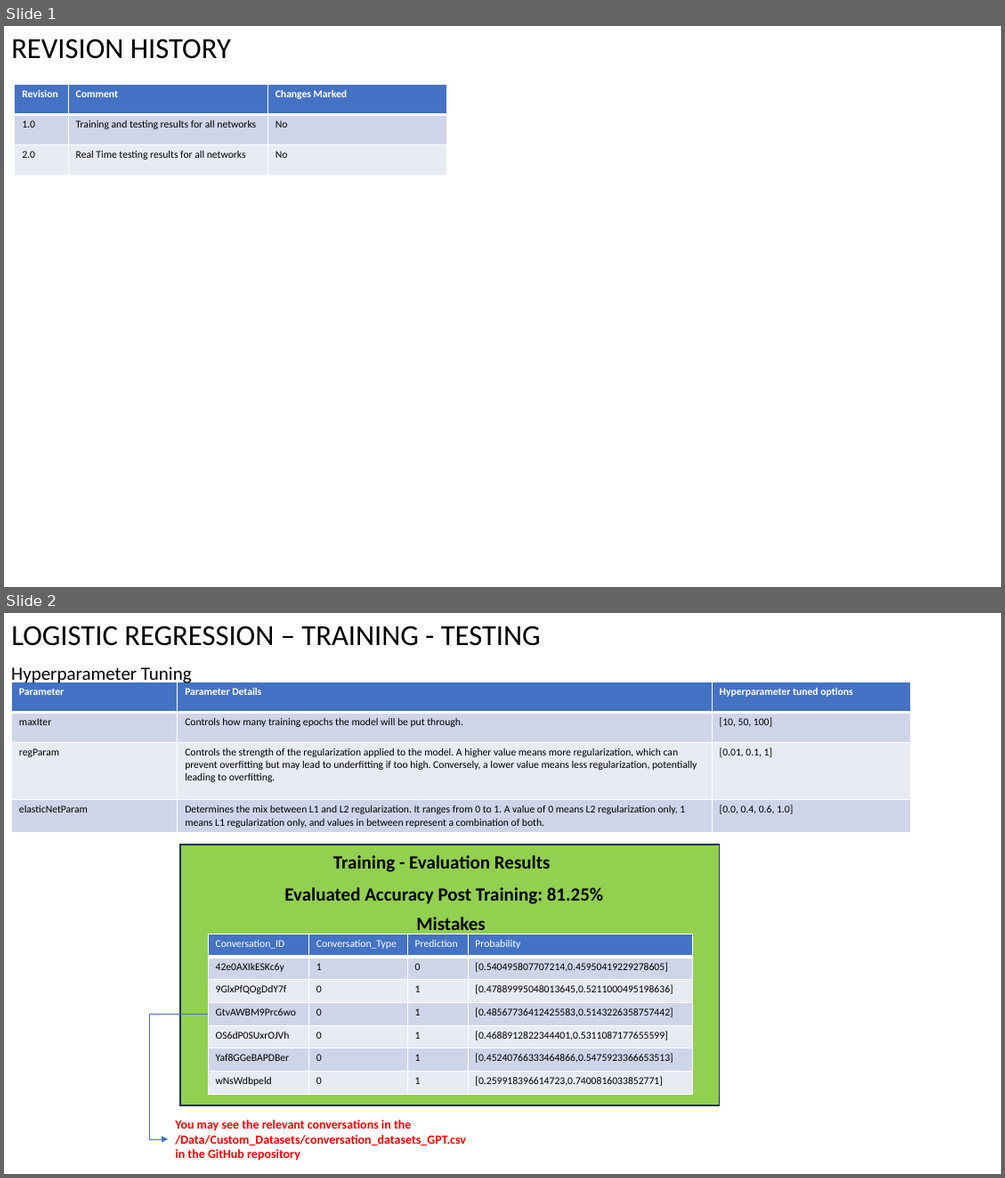
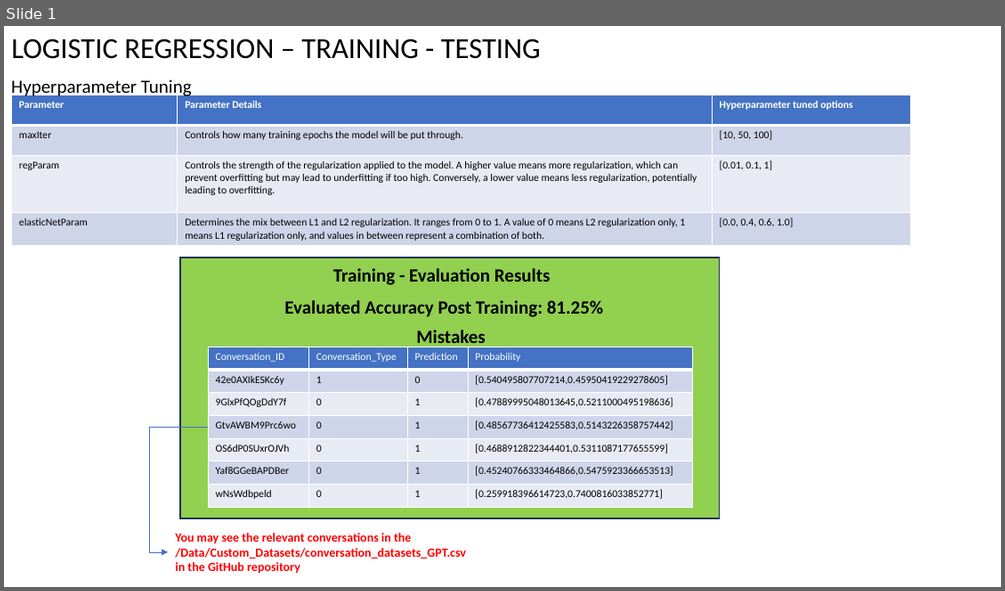
Before and after one commit to Naveenramana/Minor-project-, a slide deck: Testing Results/Vishing_Testing_Results_v2.0.pptx. Shown one above the other, each under a label of ours: slides 1 and 2 before the commit, slide 1 after it. The pictures are 1005x1178 and 1005x591 pixels, drawn with LibreOffice and Linux fonts; fonts in the diff are those of the drawing. Boxes give left, top, right and bottom in pixels: in the first picture for what was removed or moved away, otherwise in the second. Text is boxed around its words. In the diff, an @@ line names an element or a change of style, - is before the commit and + after.

Commit message:
Revert "Delivarable Word, Testing Results PPT"
This reverts commit 1f82f19282e63a5e22f688fc8148fb6dee101658.

```diff
--- a/Testing Results/Vishing_Testing_Results_v2.0.pptx
+++ b/Testing Results/Vishing_Testing_Results_v2.0.pptx
@@ slide 1 removed at bbox=[4, 26, 1001, 587], background #FFFFFF @@
@@ text removed at bbox=[11, 38, 231, 59] @@
-REVISION HISTORY
@@ table removed at bbox=[15, 85, 446, 176], 3 rows, 3 columns @@
-Revision | Comment | Changes Marked
-1.0 | Training and testing results for all networks | No
-2.0 | Real Time testing results for all networks | No
@@ what was slide 2 is now slide 1 @@
```
Also in this commit, not shown: 2 slides changed, 3 other slides removed, 10 other files.
